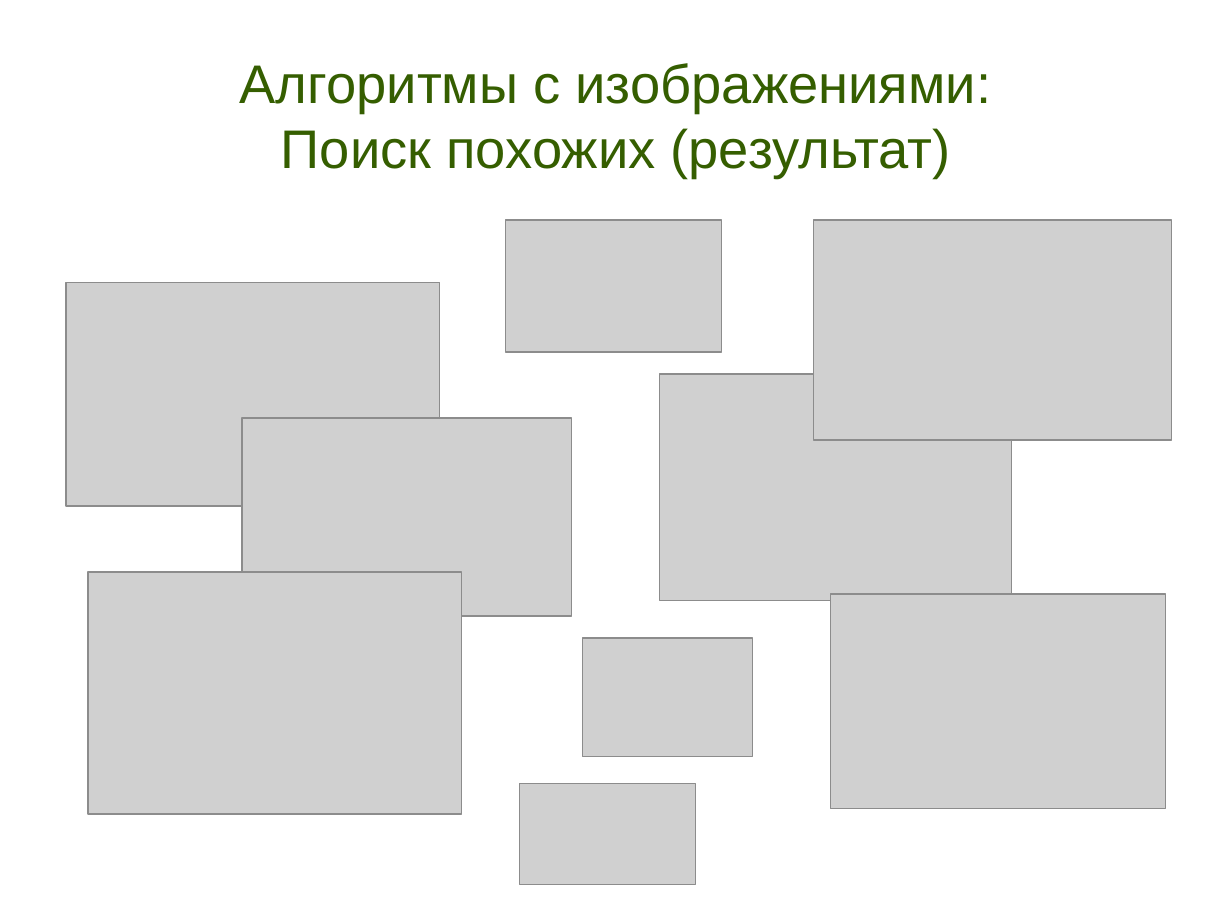
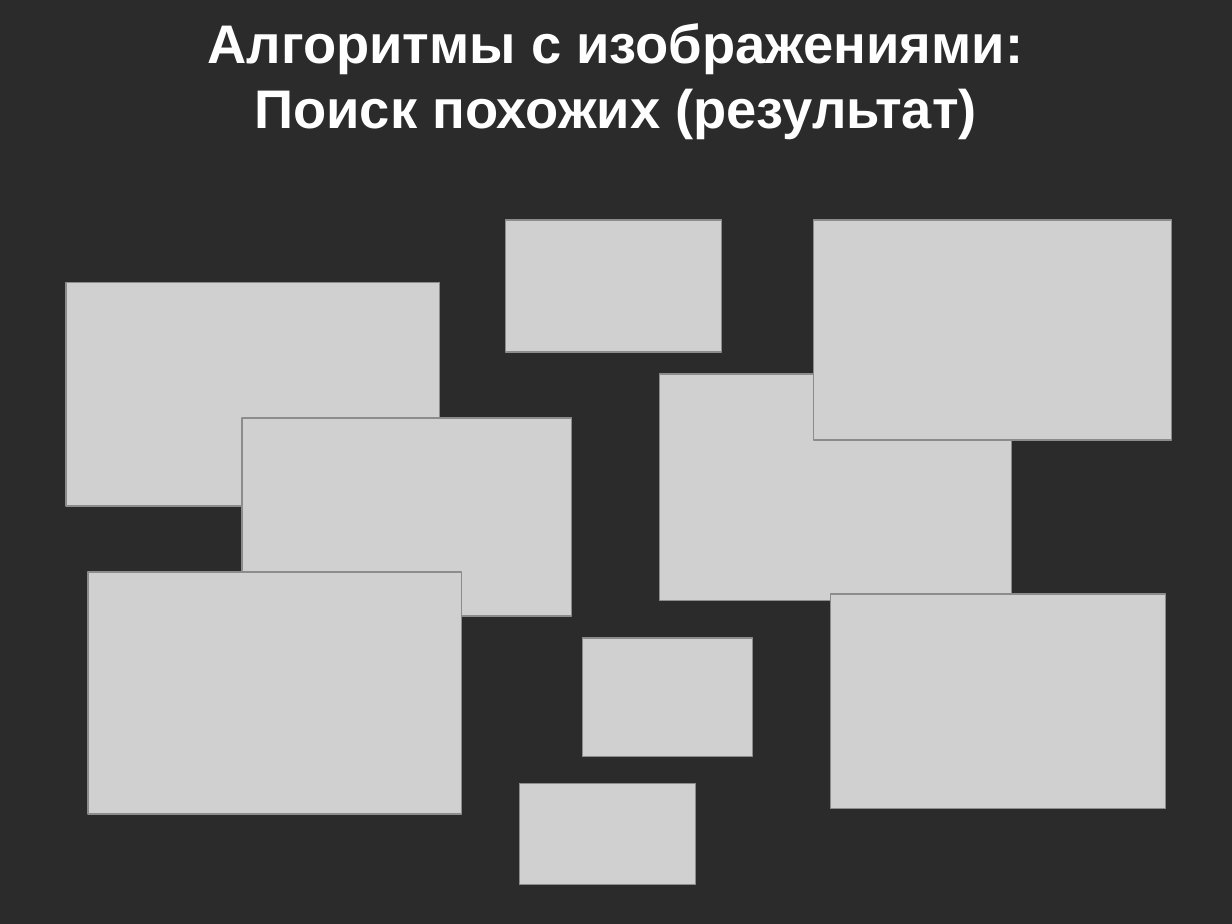
Before and after one commit to tipe/searchbycolor, a slide deck: slide 12 of Presentation.odp. Drawn at 1232x924 pixels with LibreOffice and Linux fonts; fonts in the diff are those of the drawing; grey boxes stand for pictures; background and template pictures are left out; a plain dark background stands for a picture behind light text. Boxes give left, top, right and bottom in pixels: in the first picture for what was removed or moved away, otherwise in the second. Text is boxed around its words. In the diff, an @@ line names an element or a change of style, - is before the commit and + after.

```diff
--- a/Presentation.odp
+++ b/Presentation.odp
@@ background #FFFFFF to picture (left out) @@
@@ title "Алгоритмы с изображениями: Поиск похожих ...": place and size @@
-title "Алгоритмы с изображениями: Поиск похожих ..." at [240,63,991,178]
+title "Алгоритмы с изображениями: Поиск похожих ..." at [208,23,1024,139]
@@ title "Алгоритмы с изображениями: Поиск похожих ..." at [208,23,1024,139]: text colour #355E00 to #FFFFFF, bold on @@
```
Also in this commit, not shown: 11 other slides changed, 1 slide added, 1 slide removed.
